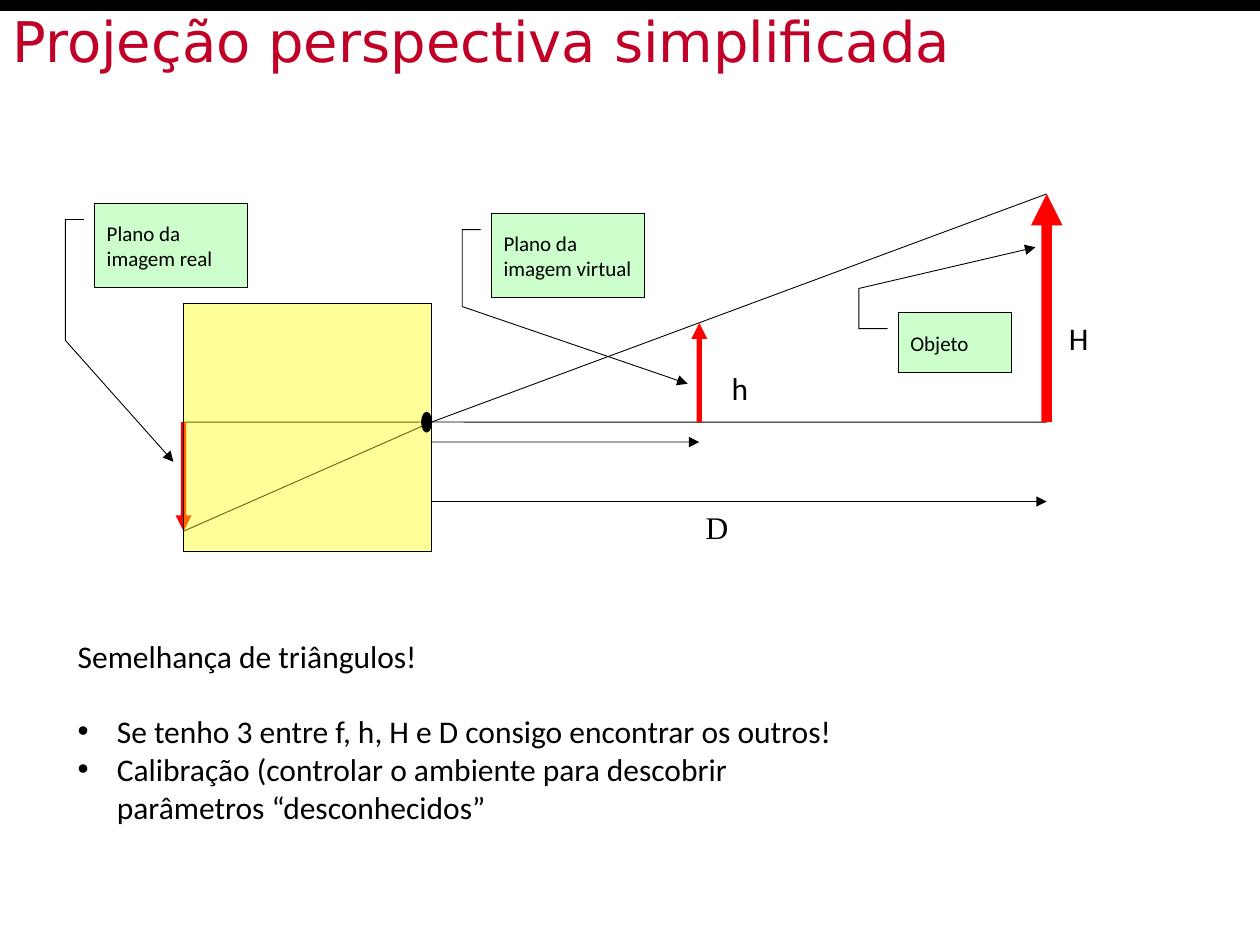
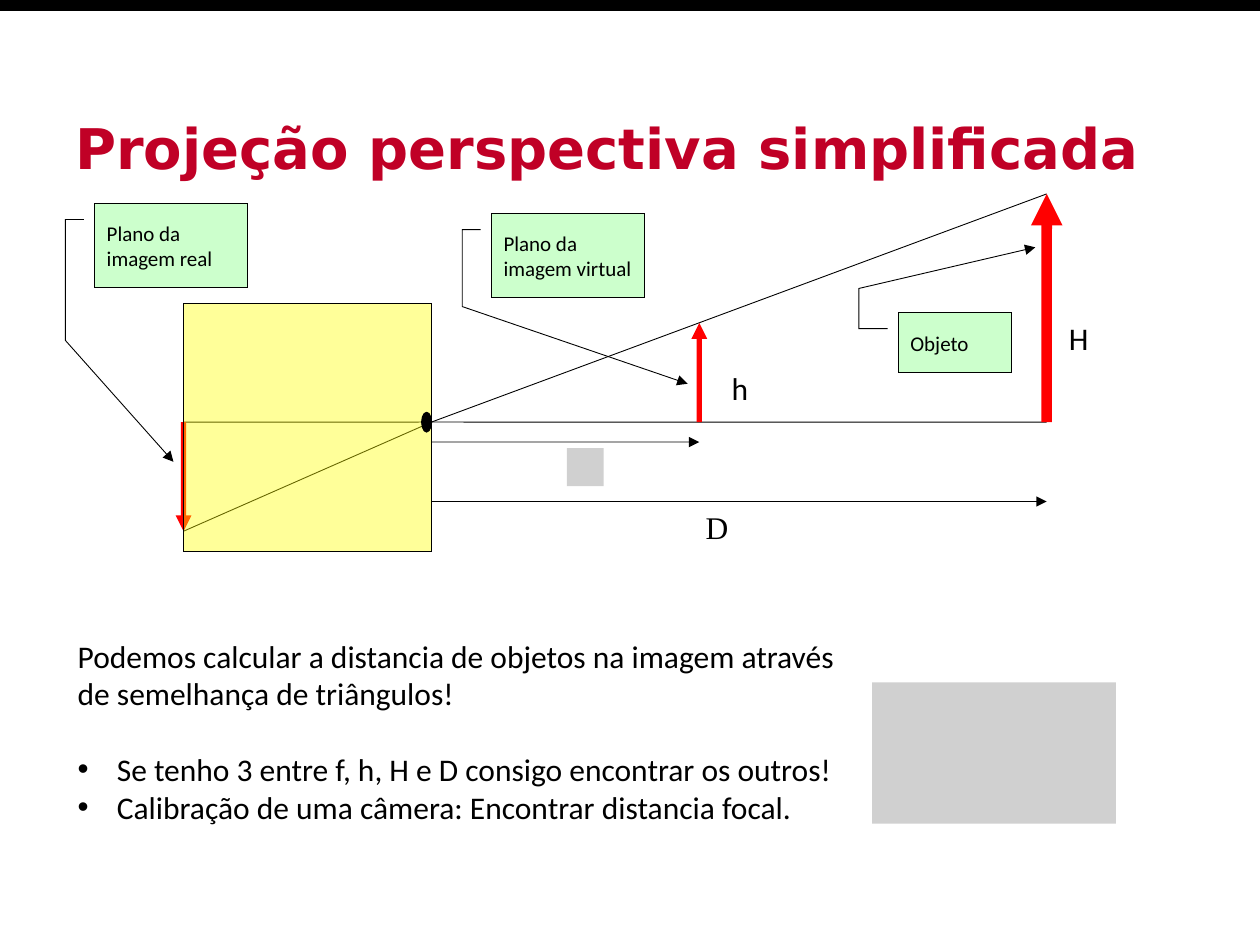
Before and after one commit to Insper/robotica-computacional, a slide deck: slide 8 of docs/modulos/02-modelo-de-camera/slides.pptx (slide 5 before the commit). Drawn at 1260x945 pixels with LibreOffice and Linux fonts; fonts in the diff are those of the drawing; grey boxes stand for pictures; background and template pictures are left out. Boxes give left, top, right and bottom in pixels: in the first picture for what was removed or moved away, otherwise in the second. Text is boxed around its words. In the diff, an @@ line names an element or a change of style, - is before the commit and + after.

```diff
--- a/docs/modulos/02-modelo-de-camera/slides.pptx
+++ b/docs/modulos/02-modelo-de-camera/slides.pptx
@@ text "Projeção perspectiva simplificada" moved from (x1=12, y1=18, x2=950, y2=73) to (x1=75, y1=125, x2=1139, y2=181) @@
@@ text "Projeção perspectiva simplificada" at (x1=75, y1=125, x2=1139, y2=181): bold on @@
@@ picture added at (x1=567, y1=449, x2=604, y2=486) @@
@@ text at (x1=78, y1=646, x2=834, y2=711): text changed @@
-Semelhança de triângulos!
+Podemos calcular a distancia de objetos na imagem através de semelhança de triângulos!
@@ picture added at (x1=872, y1=683, x2=1115, y2=824) @@
@@ text at (x1=117, y1=797, x2=791, y2=825): text changed @@
-• Calibração (controlar o ambiente para descobrir parâmetros “desconhecidos”
+• Calibração de uma câmera: Encontrar distancia focal.
```
Also in this commit, not shown: 5 other slides changed, 9 slides added, 7 slides removed, 1 other file.
